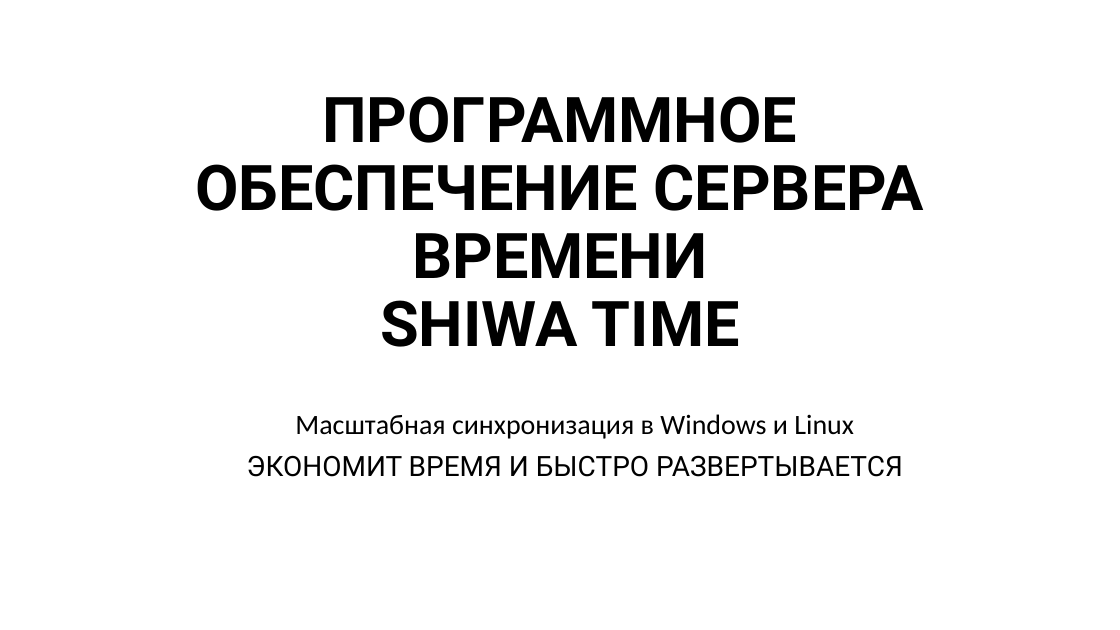
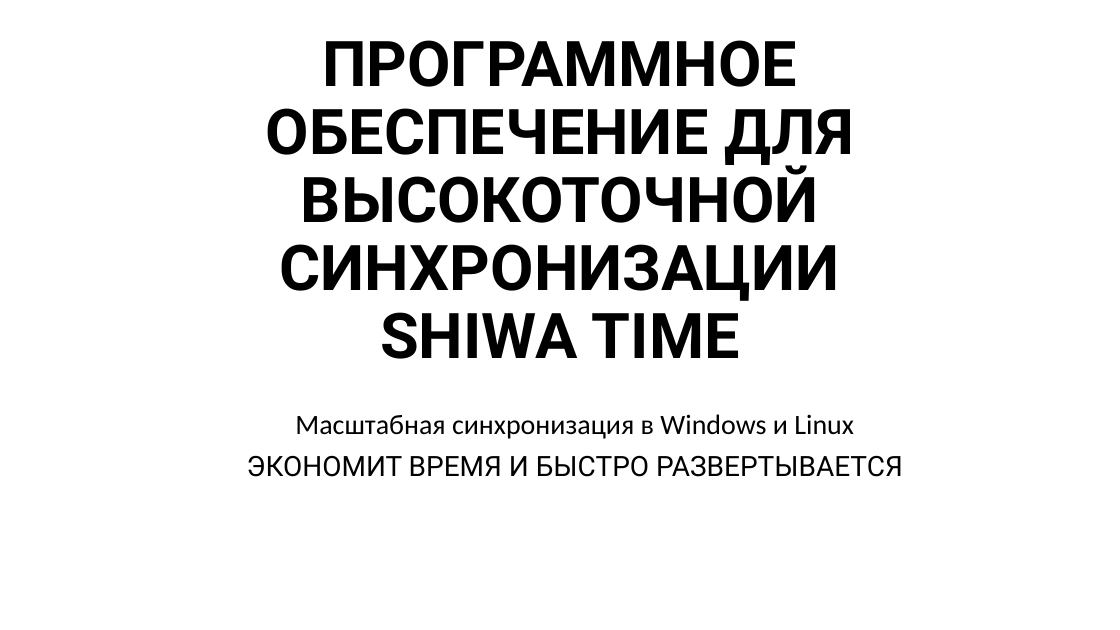
Before and after one commit to SiwaNetwork/QUANTUM, a slide deck: slide 1 of Time-Card/ДОКУМЕНТЫ/МАТЕРИАЛ СТАТЬИ/Программное обеспечение сервера времени.pptx. Drawn at 1120x630 pixels with LibreOffice and Linux fonts; fonts in the diff are those of the drawing. Boxes give left, top, right and bottom in pixels: in the first picture for what was removed or moved away, otherwise in the second. Text is boxed around its words. In the diff, an @@ line names an element or a change of style, - is before the commit and + after.

```diff
--- a/Time-Card/ДОКУМЕНТЫ/МАТЕРИАЛ СТАТЬИ/Программное обеспечение сервера времени.pptx
+++ b/Time-Card/ДОКУМЕНТЫ/МАТЕРИАЛ СТАТЬИ/Программное обеспечение сервера времени.pptx
@@ title at (266, 40, 854, 359): text changed @@
-ПРОГРАММНОЕ ОБЕСПЕЧЕНИЕ СЕРВЕРА ВРЕМЕНИ
-SHIWA TIME
+ПРОГРАММНОЕ ОБЕСПЕЧЕНИЕ ДЛЯ ВЫСОКОТОЧНОЙ СИНХРОНИЗАЦИИ
+SHIWA TIME
```
Also in this commit, not shown: 2 slides removed, 2 other files.
